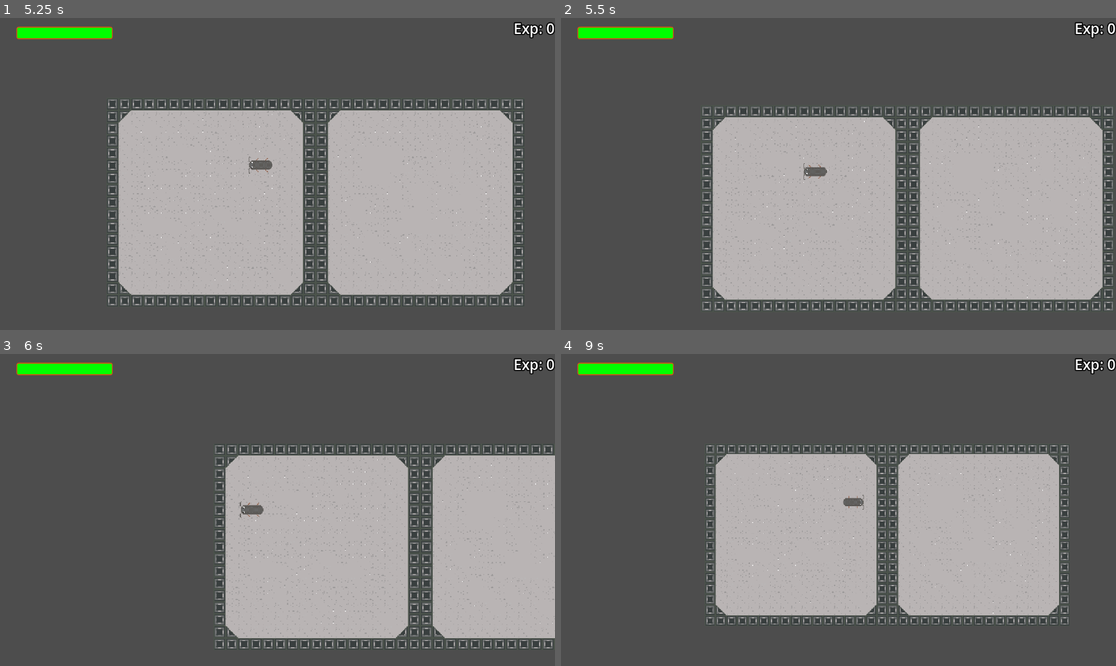
Above: before the commit, frames 1-4 (two rows, left to right).
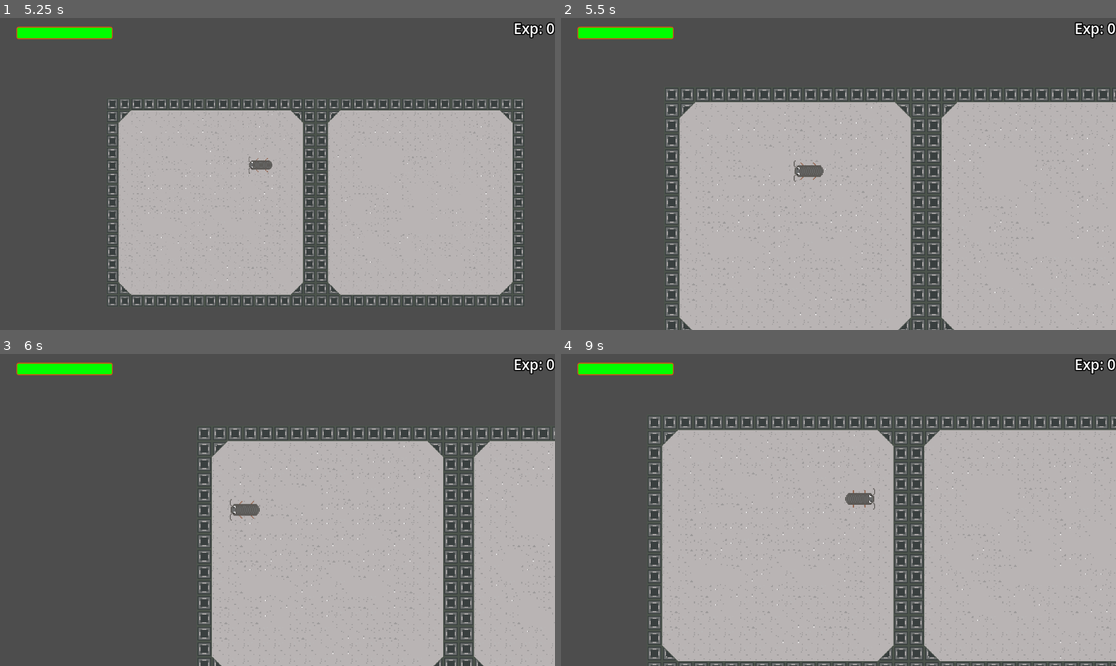
Above: after the commit, the same moments.

Repository: TheAdamSmith/precursor
Game: Godot game, scene res://ui/main_menu.tscn
The game is run twice, just before and just after one commit, with the same random seed, the same clock (stepped at 60 frames per second) and the same inputs.
Inputs (mouse positions are in pixels of both pictures, inside the frame that each line leads up to):
- Up to frame 1 (5.25 s): click "Single Player" at 0.5 s; click "Start Game" at 1.25 s; tap Enter at 2 s; move the mouse to (399, 158) at 2.02 s; hold D (move_right) 2.03-2.78 s; tap Middle mouse button (camera_pan_grab) at 2.1, 4.55, 5.1 s; tap F (center_player) at 2.3, 2.85 s; move the mouse to (166, 189) at 2.77 s; hold S (move_down) 2.78-3.53 s; tap Mouse wheel up (zoom_in) at 3.05, 3.6 s; move the mouse to (333, 105) at 3.52 s; hold D (move_right) 3.53-4.28 s; tap Mouse wheel down (zoom_out) at 3.8, 4.35 s; move the mouse to (249, 236) at 4.27 s; hold W (move_up) 4.28-5.03 s; move the mouse to (444, 220) at 5.02 s; hold A (move_left) from 5.03 s (still down)
- Up to frame 2 (5.5 s): keep holding A (move_left); tap F (center_player) at 5.3 s
- Up to frame 3 (6 s): keep holding A (move_left); move the mouse to (111, 463) at 5.77 s; tap F (center_player) at 5.85 s
- Up to frame 4 (9 s): tap Mouse wheel up (zoom_in) at 6.05, 6.6 s; move the mouse to (866, 510) at 6.52 s; release A (move_left) at 6.53 s; hold S (move_down) 6.53-7.28 s; tap Mouse wheel down (zoom_out) at 6.8, 7.35 s; move the mouse to (755, 432) at 7.27 s; hold D (move_right) 7.28-8.03 s; tap Middle mouse button (camera_pan_grab) at 7.55, 8.1 s; move the mouse to (960, 494) at 8.02 s; hold W (move_up) 8.03-8.78 s; tap F (center_player) at 8.3, 8.85 s; move the mouse to (727, 525) at 8.77 s; hold D (move_right) from 8.78 s (still down)

Frame 1 is identical in both runs. In frame 2, 23% of the frame differs, in the area x 18-100%, y 22-100%; in frame 3, 17%; in frame 4, 35%, in the area x 15-100%, y 20-100%.

Commit message:
add controller support for zoom and pan

Diff:
--- a/characters/player_camera.gd
+++ b/characters/player_camera.gd
@@ -2,16 +2,19 @@
 extends Camera2D
 
 # zoom vars
-@export var zoom_max = Vector2(.7, .7)
-@export var zoom_min = Vector2(3, 3)
-@export var zoom_lerp_speed = 4.0
-@export var zoom_speed = .5
-@export var zoom_total_time = 1
+@export var zoom_max: Vector2 = Vector2(.7, .7)
+@export var zoom_min: Vector2 = Vector2(3, 3)
+@export var zoom_lerp_speed: float = 4.0
+@export var zoom_speed: float = .5
+@export var zoom_total_time: float = 1
 
-var zoom_out = false
-var zoom_in = false
+var starting_zoom: Vector2 = Vector2(zoom.x, zoom.y)
+var zoom_out: bool = false
+var zoom_in: bool = false
 
-var time_lerping := 0.0
+var zoom_triggered: bool = false
+
+var time_lerping: float = 0.0
 var target_zoom: Vector2
 
 # pan vars
@@ -24,19 +27,34 @@
 var panning: bool
 var pan_velocity: Vector2
 var pos_holder: Array = []
+var camera_pan_vec: Vector2
+var camera_pan_vec_div_factor: float = 3
+
 
 func _unhandled_input(event: InputEvent):
-	if Input.is_action_just_released("zoom_out") and zoom > zoom_max:
+	# zoom controls:
+	# zoom_out -> mouse wheel down
+	# zoom_trigger -> L2 + zoom_out_trigger -> right stick down
+	if ((Input.is_action_just_released("zoom_out") or
+		  (Input.is_action_pressed("zoom_trigger") and Input.is_action_pressed("zoom_out_trigger")))
+		  and zoom > zoom_max):
 		zoom_out = true
 		zoom_in = false
 		target_zoom = zoom - Vector2(zoom_speed, zoom_speed)
 		time_lerping = 0
-	if Input.is_action_just_released("zoom_in") and zoom < zoom_min:
+
+	# zoom_in -> mouse wheel up
+	# zoom_trigger -> L2 + zoom_in_trigger -> right stick up
+	if ((Input.is_action_just_released("zoom_in") or
+		  (Input.is_action_pressed("zoom_trigger") and Input.is_action_pressed("zoom_in_trigger")))
+		  and zoom < zoom_min):
 		zoom_in = true
 		zoom_out = false
 		target_zoom = zoom + Vector2(zoom_speed, zoom_speed)
 		time_lerping = 0
 
+	# pan controls:
+	# camera_pan_grab -> mouse wheel click
 	if Input.is_action_just_pressed("camera_pan_grab"):
 		panning = true
 		pan_grab_pos = event.position
@@ -45,12 +63,21 @@
 	elif Input.is_action_just_released("camera_pan_grab"):
 		if panning and pan_velocity != Vector2.ZERO:
 			pan_velocity = pan_velocity.normalized() * (pan_velocity.length() / pan_velocity_div_factor)
+		panning = false
 
-		panning = false
+	# prevent zoom and pan from happening at the same time on controller
+	if !Input.is_action_pressed("zoom_trigger"):
+		camera_pan_vec = Input.get_vector("camera_pan_left", "camera_pan_right",
+										  "camera_pan_up", "camera_pan_down")
+	else:
+		camera_pan_vec = Vector2.ZERO
 
 	if Input.is_action_just_pressed("center_player"):
 		offset = Vector2.ZERO
 		pan_velocity = Vector2.ZERO
+		zoom = starting_zoom
+		zoom_in = false
+		zoom_out = false
 
 
 func _physics_process(delta: float):
@@ -67,6 +94,7 @@
 
 
 func _process(delta):
+	# zoom logic
 	if zoom_out == true and zoom >= zoom_max:
 		time_lerping += delta
 		zoom = zoom.slerp(target_zoom, zoom_lerp_speed * delta)
@@ -79,6 +107,7 @@
 		if time_lerping >= zoom_total_time:
 			zoom_out = false
 
+	# pan logic
 	if panning:
 		var curr_mouse_pos = get_viewport().get_mouse_position()
 		offset += pan_grab_pos - curr_mouse_pos
@@ -87,3 +116,6 @@
 	if not panning:
 		offset += pan_velocity
 		pan_velocity = pan_velocity.slerp(Vector2.ZERO, pan_velocity_dampening_factor * delta)
+
+	if camera_pan_vec != Vector2.ZERO:
+		offset += camera_pan_vec.normalized() * (camera_pan_vec.length() / camera_pan_vec_div_factor)
--- a/project.godot
+++ b/project.godot
@@ -73,6 +73,7 @@
 center_player={
 "deadzone": 0.5,
 "events": [Object(InputEventKey,"resource_local_to_scene":false,"resource_name":"","device":-1,"window_id":0,"alt_pressed":false,"shift_pressed":false,"ctrl_pressed":false,"meta_pressed":false,"pressed":false,"keycode":0,"physical_keycode":70,"key_label":0,"unicode":102,"echo":false,"script":null)
+, Object(InputEventJoypadButton,"resource_local_to_scene":false,"resource_name":"","device":-1,"button_index":8,"pressure":0.0,"pressed":false,"script":null)
 ]
 }
 camera_pan_grab={
@@ -80,3 +81,38 @@
 "events": [Object(InputEventMouseButton,"resource_local_to_scene":false,"resource_name":"","device":-1,"window_id":0,"a …(253 unchanged characters)…
 ]
 }
+camera_pan_left={
+"deadzone": 0.5,
+"events": [Object(InputEventJoypadMotion,"resource_local_to_scene":false,"resource_name":"","device":-1,"axis":2,"axis_value":-1.0,"script":null)
+]
+}
+camera_pan_right={
+"deadzone": 0.5,
+"events": [Object(InputEventJoypadMotion,"resource_local_to_scene":false,"resource_name":"","device":-1,"axis":2,"axis_value":1.0,"script":null)
+]
+}
+camera_pan_down={
+"deadzone": 0.5,
+"events": [Object(InputEventJoypadMotion,"resource_local_to_scene":false,"resource_name":"","device":-1,"axis":3,"axis_value":1.0,"script":null)
+]
+}
+camera_pan_up={
+"deadzone": 0.5,
+"events": [Object(InputEventJoypadMotion,"resource_local_to_scene":false,"resource_name":"","device":-1,"axis":3,"axis_value":-1.0,"script":null)
+]
+}
+zoom_trigger={
+"deadzone": 0.5,
+"events": [Object(InputEventJoypadMotion,"resource_local_to_scene":false,"resource_name":"","device":-1,"axis":4,"axis_value":1.0,"script":null)
+]
+}
+zoom_in_trigger={
+"deadzone": 0.5,
+"events": [Object(InputEventJoypadMotion,"resource_local_to_scene":false,"resource_name":"","device":-1,"axis":3,"axis_value":-1.0,"script":null)
+]
+}
+zoom_out_trigger={
+"deadzone": 0.5,
+"events": [Object(InputEventJoypadMotion,"resource_local_to_scene":false,"resource_name":"","device":-1,"axis":3,"axis_value":1.0,"script":null)
+]
+}
